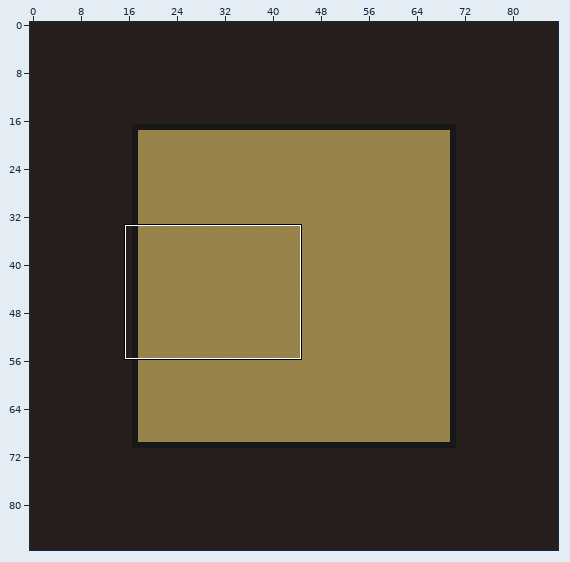
Level history. Tiled map (JSON): public/assets/tilemaps/cave.json. The picture above shows the old version from afar; the outline marks the close-up.
Close-up. Before the edit:
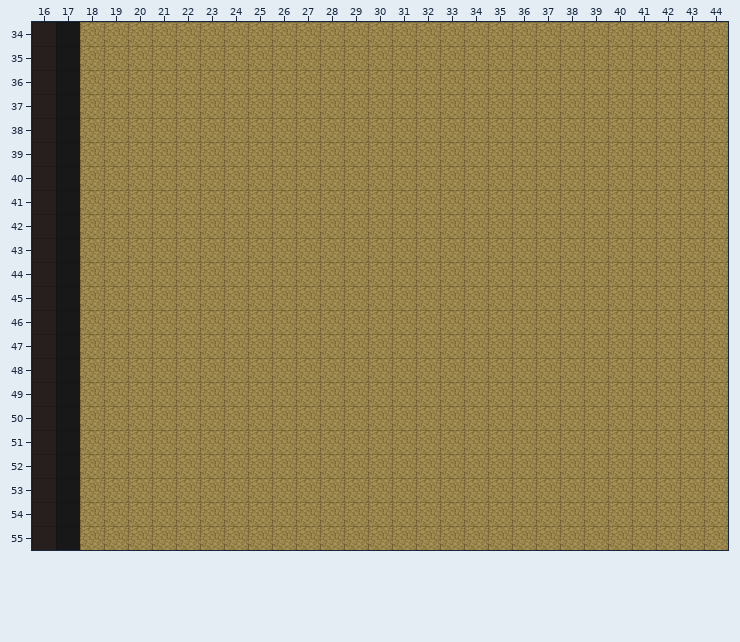
Cells are 32x32 px. Shown: x 16..44, y 34..55. The commit also changed other parts of the map, which this record leaves out.
After:
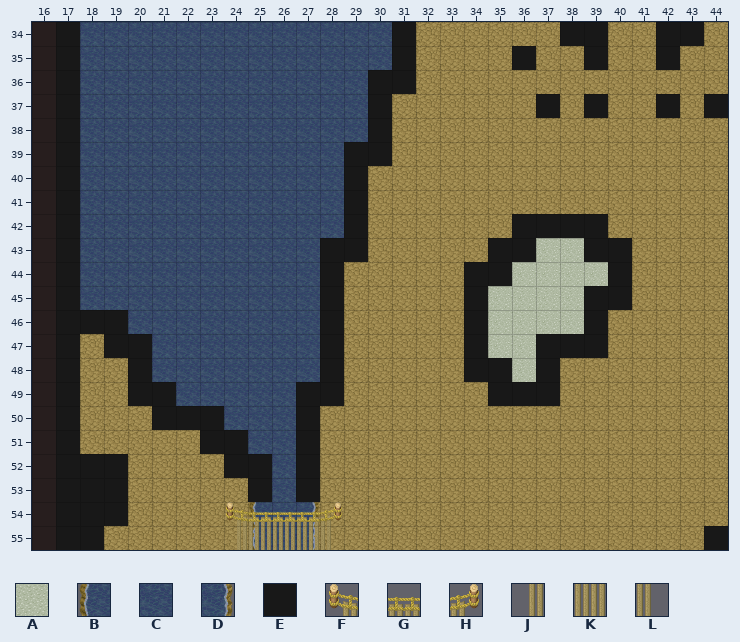
Key: from "merged_pipo": A 830, B 973, C 974, D 975, E 1118, F 1416, G 1417, H 1418, J 1424, K 1425, L 1426.
_ is an empty cell, . an unchanged one.
What changed:
--- layer "middle"
@@ x 18..39 @@
-34 _____________.........
-35 _____________.........
-36 ____________..........
-37 ____________..........
-38 ____________..........
-39 ___________...........
-40 ___________...........
-41 ___________...........
-42 ___________...........
-43 __________.........__.
-44 __________........____
-45 __________.......____.
-46 ..________.......____.
-47 ..._______.......__...
-48 ..._______........_...
-49 ...._____.............
-50 ......___.............
-51 .......__.............
-52 ........_.............
-53 ........_.............
-54 .......___............
-55 .......___............
+34 CCCCCCCCCCCCC.........
+35 CCCCCCCCCCCCC.........
+36 CCCCCCCCCCCC..........
+37 CCCCCCCCCCCC..........
+38 CCCCCCCCCCCC..........
+39 CCCCCCCCCCC...........
+40 CCCCCCCCCCC...........
+41 CCCCCCCCCCC...........
+42 CCCCCCCCCCC...........
+43 CCCCCCCCCC.........AA.
+44 CCCCCCCCCC........AAAA
+45 CCCCCCCCCC.......AAAA.
+46 ..CCCCCCCC.......AAAA.
+47 ...CCCCCCC.......AA...
+48 ...CCCCCCC........A...
+49 ....CCCCC.............
+50 ......CCC.............
+51 .......CC.............
+52 ........C.............
+53 ........C.............
+54 .......BCD............
+55 .......BCD............
--- layer "above"
@@ x 24..28 @@
-54 _____
-55 _____
+54 FGGGH
+55 JKKKL
--- layer "collides"
@@ x 18..44 @@
-34 ............._......__..__.
-35 ............._...._.._.._..
-36 ............__.............
-37 ............_......_._.._._
-38 ............_..............
-39 ...........__..............
-40 ..........._...............
-41 ..........._...............
-42 ..........._......____.....
-43 ..........__.....__..__....
-44 .........._.....__...._....
-45 .........._....._....__....
-46 __........_....._...._.....
-47 .__......._....._..___.....
-48 .._......._.....__._.......
-49 ..__.....__......___.......
-50 ...___..._.................
-51 .....__.._.................
-52 __....__._.................
-53 __....._._.................
-54 __.........................
-55 _........................._
+34 .............E......EE..EE.
+35 .............E....E..E..E..
+36 ............EE.............
+37 ............E......E.E..E.E
+38 ............E..............
+39 ...........EE..............
+40 ...........E...............
+41 ...........E...............
+42 ...........E......EEEE.....
+43 ..........EE.....EE..EE....
+44 ..........E.....EE....E....
+45 ..........E.....E....EE....
+46 EE........E.....E....E.....
+47 .EE.......E.....E..EEE.....
+48 ..E.......E.....EE.E.......
+49 ..EE.....EE......EEE.......
+50 ...EEE...E.................
+51 .....EE..E.................
+52 EE....EE.E.................
+53 EE.....E.E.................
+54 EE.........................
+55 E.........................E
